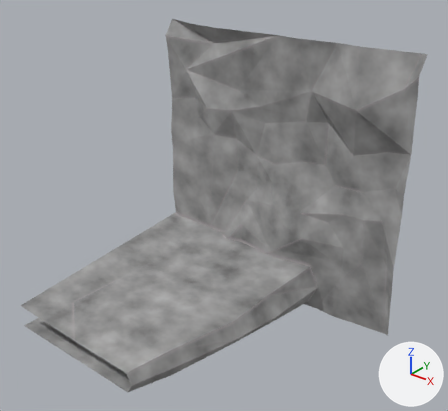
Before and after pictures for a commit that changed the glTF model Rogue-Robots/Assets/Models/ModularBlocks/WallShelfEnd3.gltf.
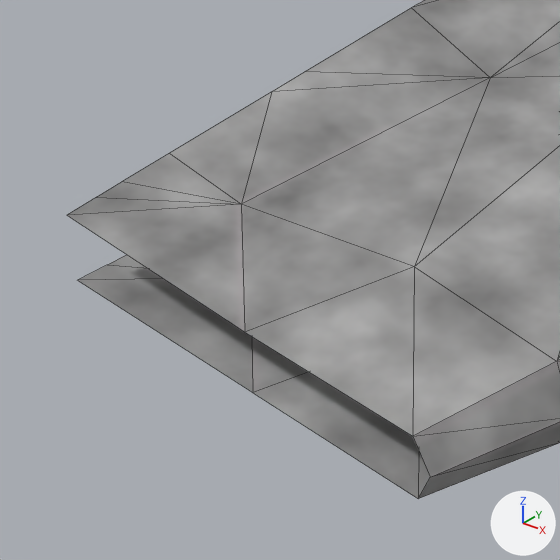
Each version is shown whole from a camera (50 mm lens) standing at (5.84, -7.27, 6.95) and looking at (0.18, -0.2, 2.56), then close up on the part from 0% to 38% of the width and 58% to 100% of the height. Lighting does not change. The marker at lower right points along +X, +Y and +Z. The close-ups show mesh edges as thin lines. Vertices at the same position are counted once.

In view in the first close-up: 'WallShelfEnd3'.
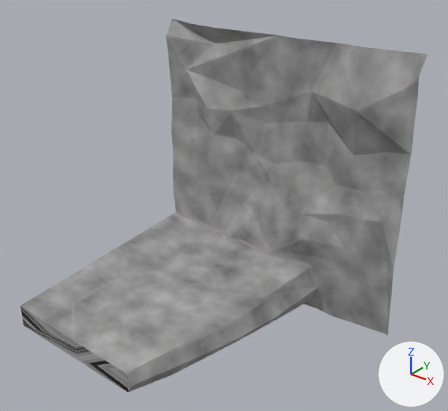
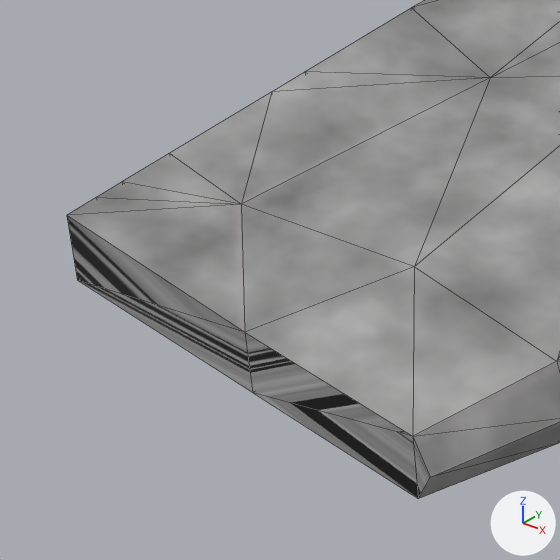
Diff of the bpy script that builds the scene:
```diff
--- a/Rogue-Robots/Assets/Models/ModularBlocks/WallShelfEnd3.gltf.py
+++ b/Rogue-Robots/Assets/Models/ModularBlocks/WallShelfEnd3.gltf.py
@@ me_scene_084 @@
 # used by ob_wallshelfend3; location = (0.0, 0.0, 0.0)
-me_scene_084.from_pydata(...)  # 149 vertices, 218 faces; spans x -2.5..2.5, y -2.5..1.73, z 0.0..5.0
+me_scene_084.from_pydata(...)  # 149 vertices, 237 faces; spans x -2.5..2.5, y -2.5..1.73, z 0.0..5.0
+# me_scene_084 part 1
+# 19 new faces join them
 me_scene_084.materials.append(mat_ground)
```

Boxes [x1, y1, x2, y2] around the edits, measured in the close-ups (560 x 560 px):
part 1 of me_scene_084, added
    after: [67, 216, 430, 498]
